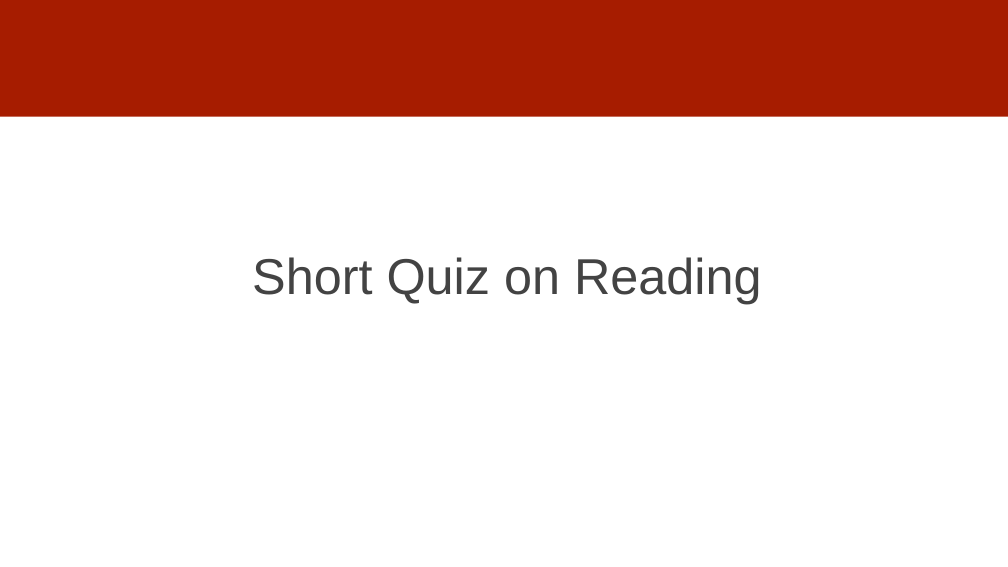
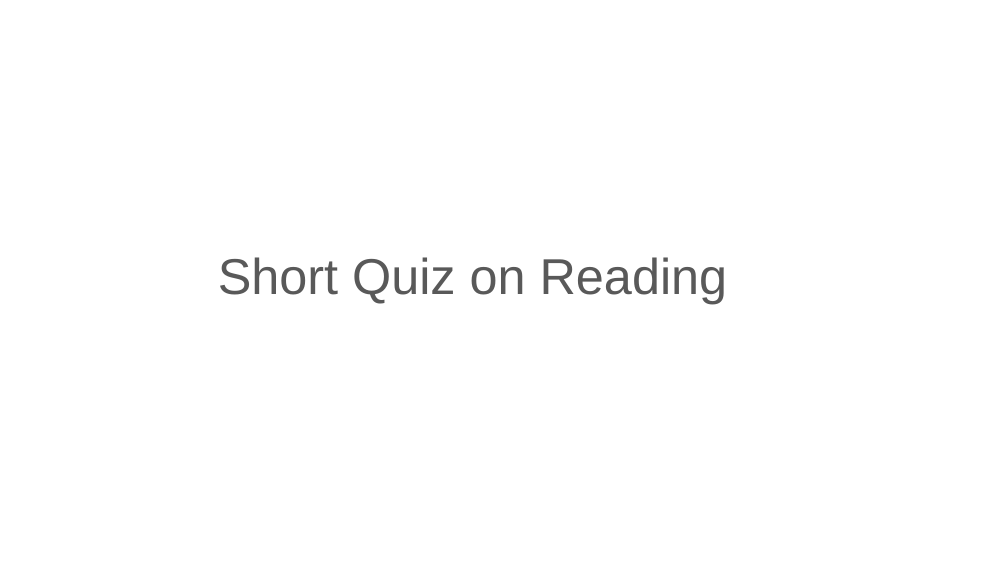
Before and after one commit to dssg/mlforpublicpolicylab, a slide deck: slide 2 of 03 - Data Exploration, Analytical Formulation, and Baselines/data-exploration.pptx. Drawn at 1008x567 pixels with LibreOffice and Linux fonts; fonts in the diff are those of the drawing. Boxes give left, top, right and bottom in pixels: in the first picture for what was removed or moved away, otherwise in the second. Text is boxed around its words. In the diff, an @@ line names an element or a change of style, - is before the commit and + after.

```diff
--- a/03 - Data Exploration, Analytical Formulation, and Baselines/data-exploration.pptx
+++ b/03 - Data Exploration, Analytical Formulation, and Baselines/data-exploration.pptx
@@ rectangle removed at (0,0,1008,116) @@
@@ text "Short Quiz on Reading": place and size @@
-text "Short Quiz on Reading" at (252,257,762,304)
+text "Short Quiz on Reading" at (218,257,728,304)
@@ text "Short Quiz on Reading" at (218,257,728,304): text colour #434343 to #595959 @@
```
Also in this commit, not shown: 4 other slides changed.
